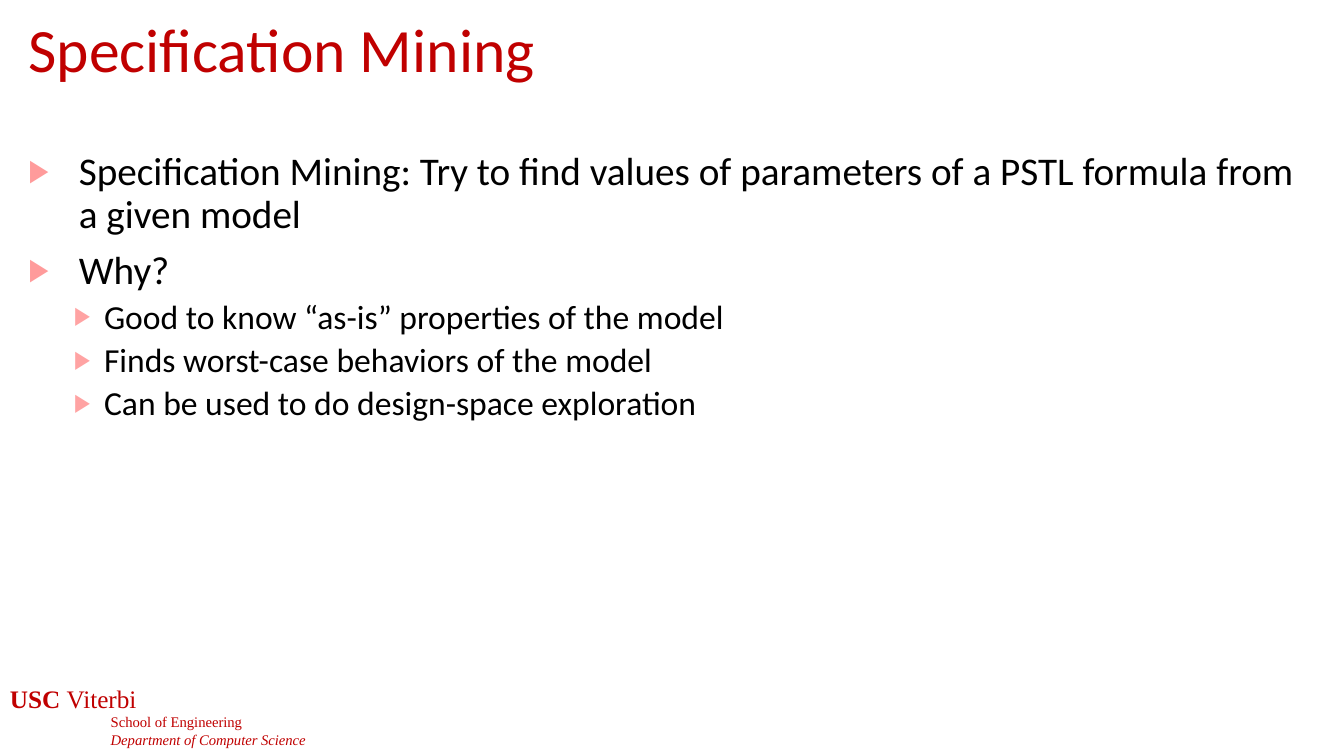
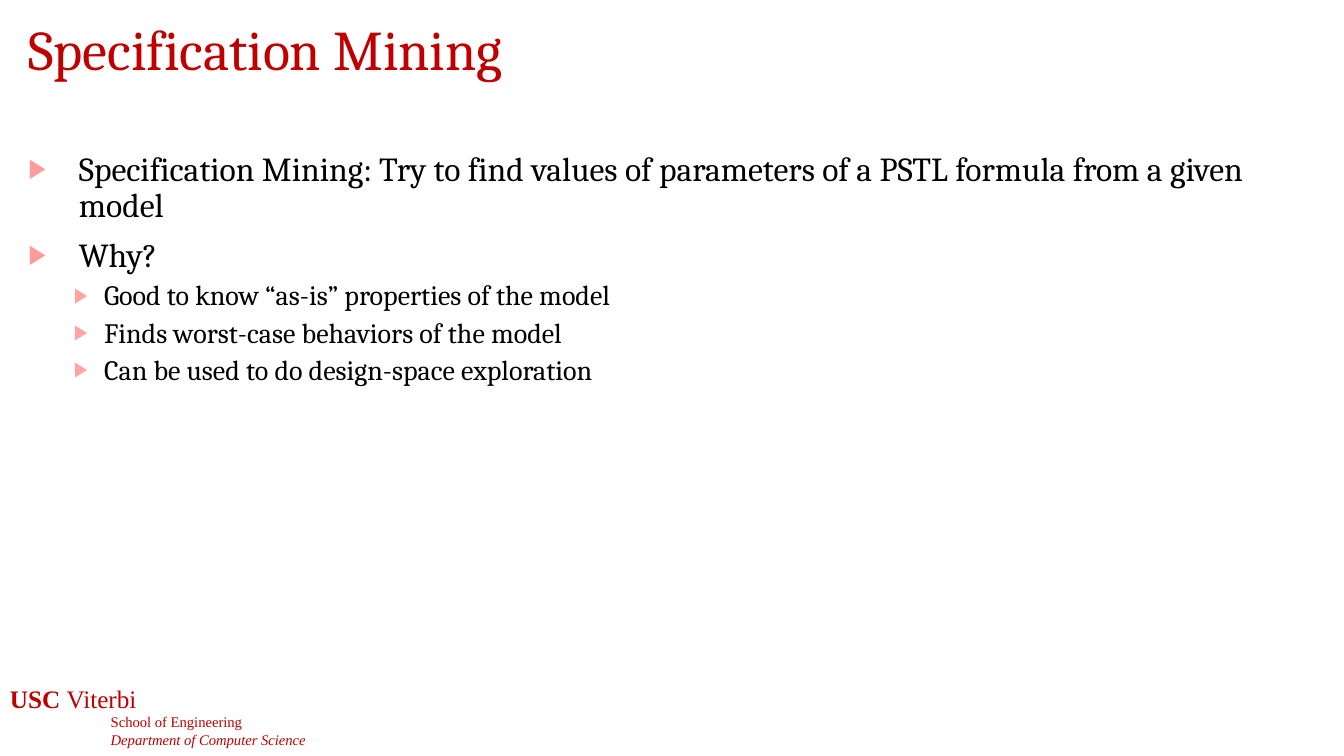
Before and after one commit to jdeshmukh/jdeshmukh.github.io, a slide deck: slide 46 of teaching/cs513-autocps-fall-2026/slides/7-STL.pptx. Drawn at 1344x756 pixels with LibreOffice and Linux fonts; fonts in the diff are those of the drawing; background and template pictures are left out. Boxes give left, top, right and bottom in pixels: in the first picture for what was removed or moved away, otherwise in the second. Text is boxed around its words. In the diff, an @@ line names an element or a change of style, - is before the commit and + after.

```diff
--- a/teaching/cs513-autocps-fall-2026/slides/7-STL.pptx
+++ b/teaching/cs513-autocps-fall-2026/slides/7-STL.pptx
@@ title "Specification Mining" at [28, 30, 502, 83]: size 44 to 40 pt, font Calibri to Cambria @@
@@ text "Specification Mining: Try to find ..." at [79, 157, 1243, 386]: size 28 to 24 pt in "Specification Mining: Try to find values of ...", "Why?"; font Calibri to Cambria; size 24 to 20 pt in "Good to know “as-is” properties of the ...", "Finds worst-case behaviors of the model", "Can be used to do design-space exploration" @@
```
Also in this commit, not shown: 47 other slides changed, 3 other files.
